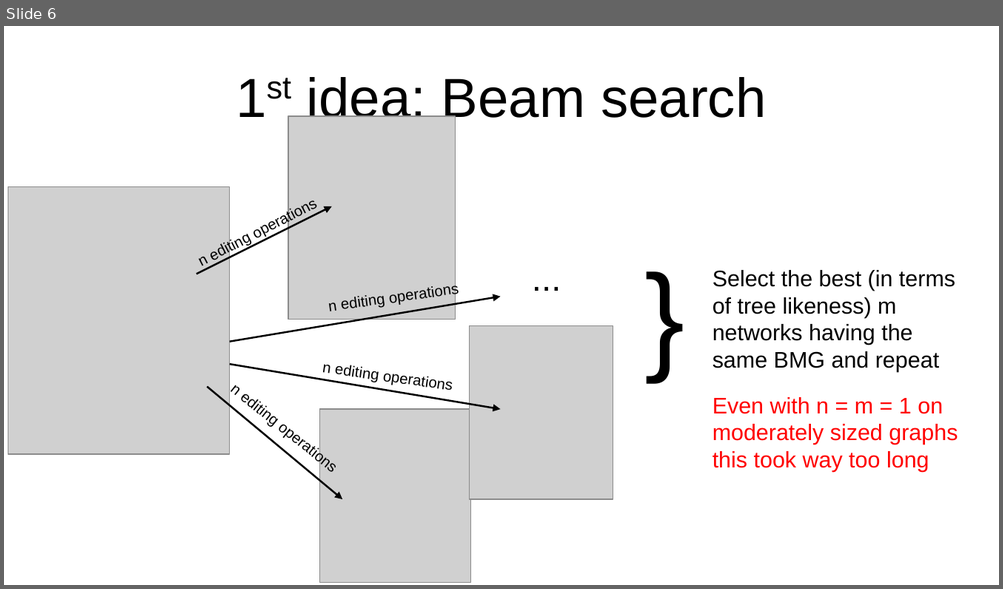
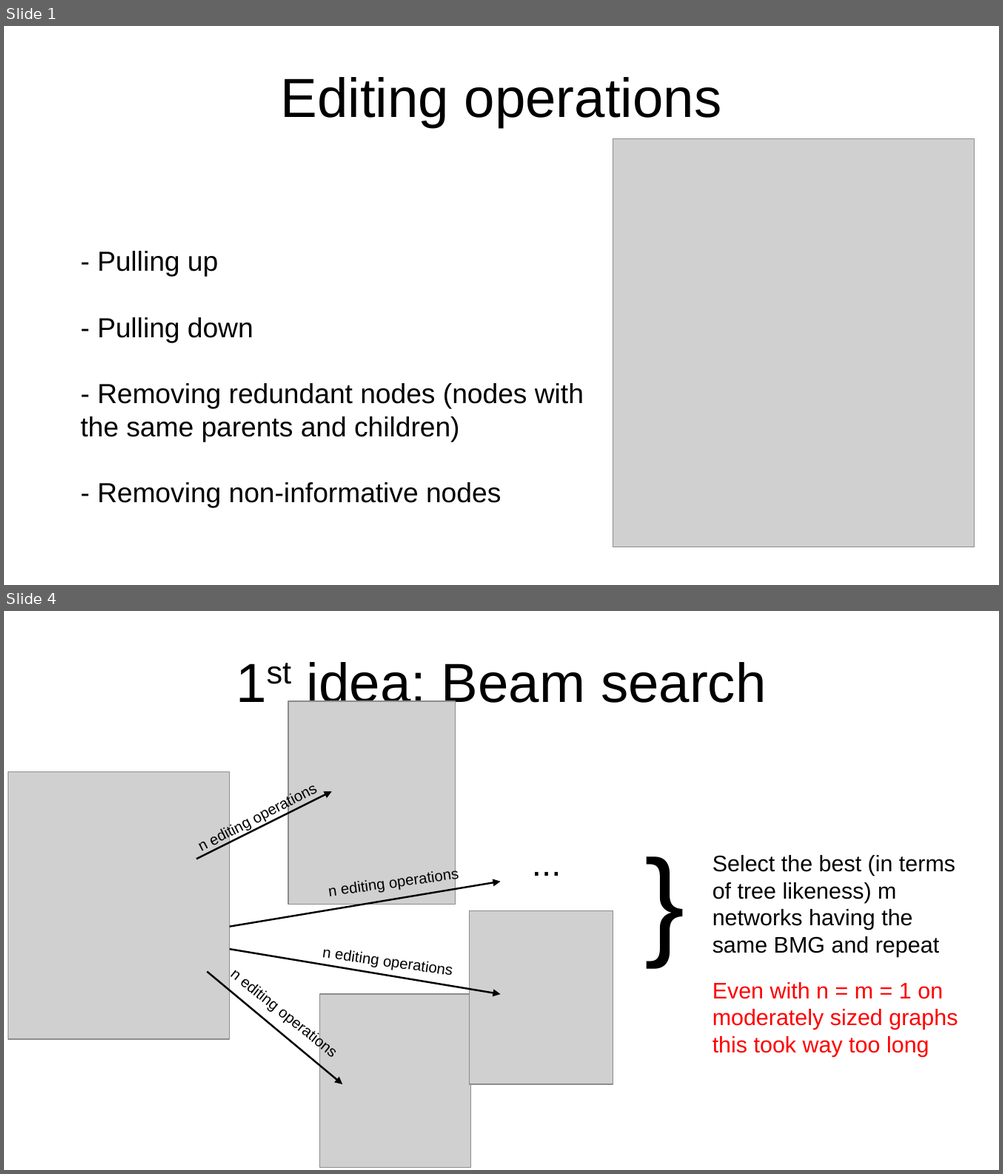
Before and after one commit to Maxisman/fortgeschrittene_Methoden_der_Bioinformatik, a slide deck: Code/Presentation/Task2/Task2_slides.odp. Shown one above the other, each under a label of ours: slide 6 before the commit, slides 1 and 4 after it; the slides between them are not shown. The pictures are 1003x589 and 1003x1174 pixels, drawn with LibreOffice and Linux fonts; fonts in the diff are those of the drawing; grey boxes stand for pictures. Boxes give left, top, right and bottom in pixels: in the first picture for what was removed or moved away, otherwise in the second. Text is boxed around its words. In the diff, an @@ line names an element or a change of style, - is before the commit and + after.

```diff
--- a/Code/Presentation/Task2/Task2_slides.odp
+++ b/Code/Presentation/Task2/Task2_slides.odp
@@ slide 1 added at (4, 26, 999, 585), background #FFFFFF @@
@@ title added at (280, 77, 722, 127), 44 pt, text #000000 @@
+Editing operations
@@ picture added at (613, 138, 974, 548) @@
@@ text added at (80, 251, 583, 508), 22 pt, text #000000 @@
+- Pulling up
+- Pulling down
+- Removing redundant nodes (nodes with the same parents and children)
+- Removing non-informative nodes
@@ what was slide 6 is now slide 4 @@
```
Also in this commit, not shown: 8 slides changed, 4 other slides added, 1 slide removed, 4 other files.
